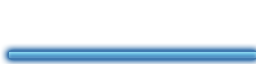
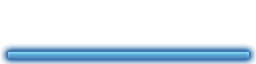
Before/after of a 256x64 layered artwork. What changed in the layer stack:
hid group "unfocused" (1 layers) over [9, 52, 256, 58]
painted on "divider-focused" over [8, 52, 256, 58]
hid "Layer 1", painted on it over [0, 43, 256, 64]
